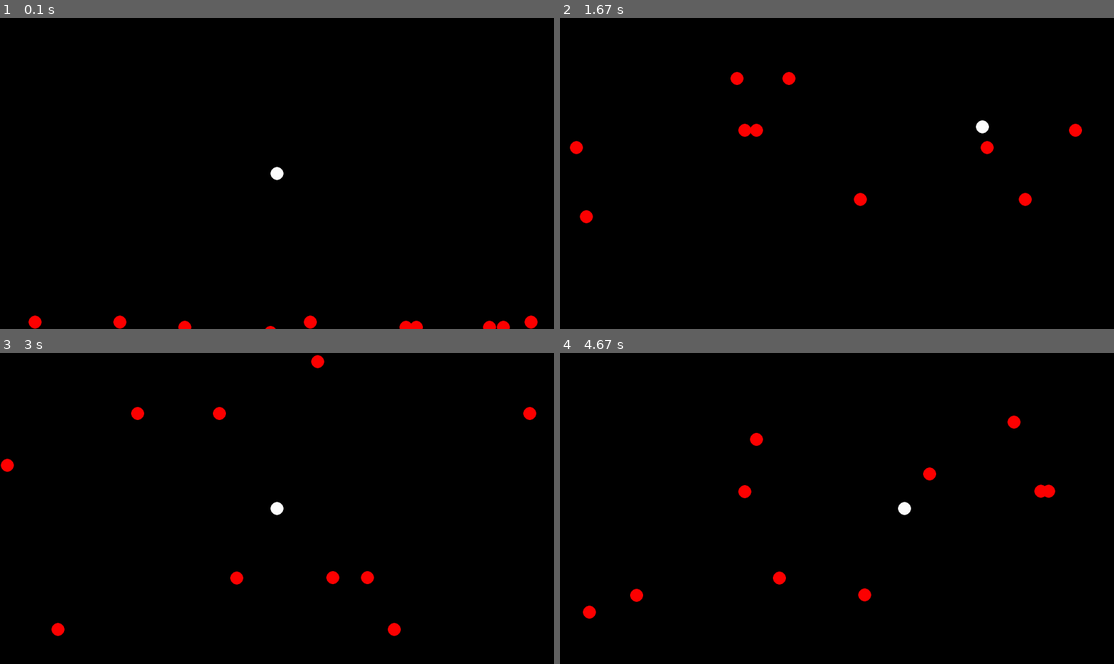
Above: before the commit, frames 1-4 (two rows, left to right).
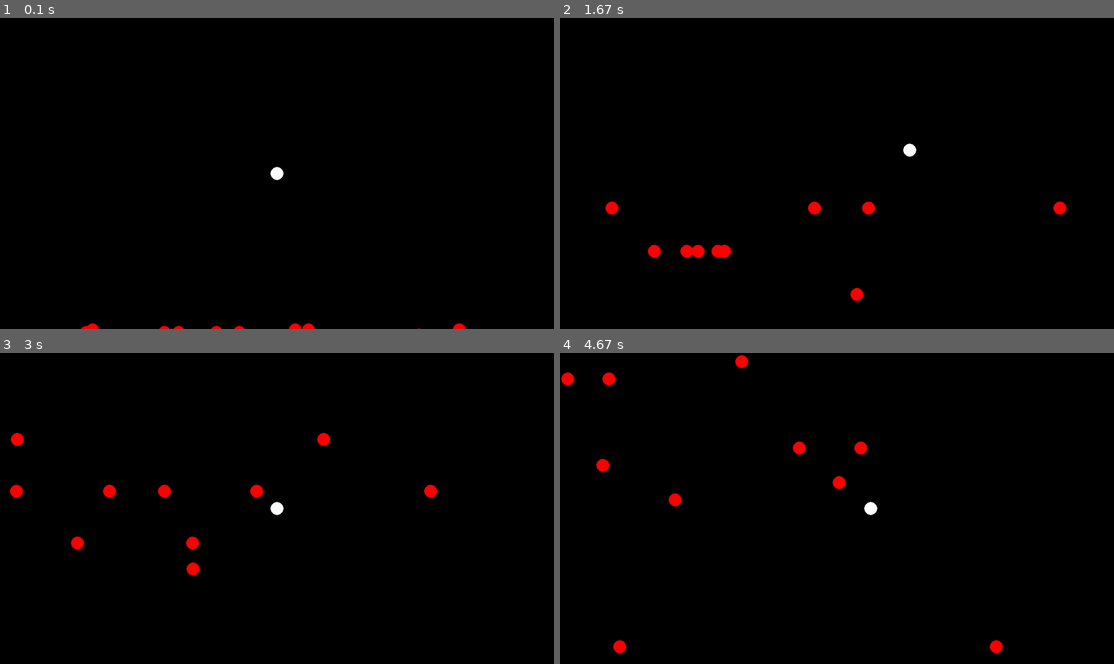
Above: after the commit, the same moments.

Repository: PyroRay/Python-Pygame-Stuff
Game: pygame game, started from Pygame Excersizes/ObjectGame/ObjectGame.py
The game is run twice, just before and just after one commit, with the same random seed, the same clock (stepped at 60 frames per second) and the same inputs.
Inputs:
- Up to frame 1 (0.1 s): no input
- Up to frame 2 (1.67 s): hold D 0.33-0.8 s; hold W 0.83-1.13 s; hold D 1.17-1.63 s
- Up to frame 3 (3 s): hold A 1.67-2.2 s; hold S 2.23-2.53 s; hold A 2.57-2.97 s
- Up to frame 4 (4.67 s): hold W 3-3.37 s; hold D 3.4-4.03 s; hold S 4.07-4.43 s; hold A from 4.47 s (still down)

The runs differ from the first frame. In frame 1, 0.8% of the frame differs, in the area x 5-98%, y 95-100%; in frame 2, 1.7%; in frame 3, 1.6%; in frame 4, 1.8%, in the area x 0-90%, y 0-97%.

Commit message:
Added Collision

Diff:
--- a/Pygame Excersizes/ObjectGame/ObjectGame.py
+++ b/Pygame Excersizes/ObjectGame/ObjectGame.py
@@ -1,6 +1,9 @@
 
 #region Imports
-import pygame, sys, random, math
+import pygame
+import sys
+import random
+import math
 from pygame.locals import *
 pygame.init()
 #endregion
@@ -16,14 +19,15 @@
 right_pressed = False
 up_pressed = False
 down_pressed = False
-delay = 20 # How many pixels off screen the robot will be when it wraps around to the bottom from top
+delay = 20  # How many pixels off screen the robot will be when it wraps around to the bottom from top
 timer = 0
 numRobots = 10
-_playerspeed=3
+_playerspeed = 3
 screendim = pygame.display.get_surface().get_size()
 #endregion
 
 #region Classes
+
 
 class vector:
     def __init__(self, x, y):
@@ -33,13 +37,14 @@
     def magnitude(self):
         return math.sqrt(x**2 + y**2)
 
+
 class robot:
     def __init__(self, colorset, xset, yset, dirx=0, diry=0):
         self.radius = 15
-        self.set(colorset,xset,yset)
+        self.set(colorset, xset, yset)
         self.direction = vector(dirx, diry)
 
-    def setdirection(self,dirx=None,diry=None):
+    def setdirection(self, dirx=None, diry=None):
         if(dirx != None):
             self.direction.x = dirx
         if(diry != None):
@@ -56,13 +61,14 @@
             self.y += diry
 
     def draw(self):
-        pygame.draw.circle(windowSurfaceObj, (self.color), (self.x, self.y), self.radius)
+        pygame.draw.circle(windowSurfaceObj, (self.color),
+                           (self.x, self.y), self.radius)
 
-    def set(self, colorset, xset, yset,dirx=0,diry=0):
+    def set(self, colorset, xset, yset, dirx=0, diry=0):
         self.color = colorset
         self.x = xset
         self.y = yset
-        self.direction = vector(dirx,diry)
+        self.direction = vector(dirx, diry)
 
     def setXY(self, xset, yset):
         self.set(self.color, xset, yset)
@@ -81,6 +87,7 @@
 #     return badrobotdirection
 #endregion
 
+
 #region Robot Spawning
 playerbot = robot(clrWhite, screendim[0]//2, screendim[1]//2)
 
@@ -89,8 +96,9 @@
 #spawn robots
 while numRobots > 0:
     # print(screendim[1])
-    robots.append(robot(clrRed, random.randint(0, screendim[0]), screendim[1] + 20,random.randint(-1,1),-1))
-    numRobots-= 1
+    robots.append(robot(clrRed, random.randint(
+        0, screendim[0]), screendim[1] + 20, random.randint(-1, 1), -1))
+    numRobots -= 1
 
 #endregion
 
@@ -133,37 +141,53 @@
 
     #region Player Direction
     if up_pressed:
-        playerbot.move(0,-_playerspeed)
+        playerbot.move(0, -_playerspeed)
     if down_pressed:
-        playerbot.move(0,_playerspeed)
+        playerbot.move(0, _playerspeed)
     if left_pressed:
-        playerbot.move(-_playerspeed,0)
+        playerbot.move(-_playerspeed, 0)
     if right_pressed:
-        playerbot.move(_playerspeed,0)
+        playerbot.move(_playerspeed, 0)
+    if playerbot.x < 0:
+        playerbot.move(_playerspeed, 0)
+    if playerbot.x > screendim[0]:
+        playerbot.move(-_playerspeed, 0)
+    if playerbot.y < 0:
+        playerbot.move(0, _playerspeed)
+    if playerbot.y > screendim[1]:
+        playerbot.move(0, -_playerspeed)
+
     #endregion
 
     #region Robots Direction
     for i in range(len(robots)):
         # print(i)
         if timer % 120 == 0:
-            robots[i].setdirection(random.randint(-_playerspeed,_playerspeed),random.randint(-_playerspeed,-1))
+            robots[i].setdirection(
+                random.randint(-_playerspeed, _playerspeed), random.randint(-_playerspeed, -1))
         elif(robots[i].x > screendim[0]):
             robots[i].setdirection(-1)
         elif(robots[i].x < 0):
             robots[i].setdirection(1)
         if(robots[i].y <= 0):
             robots[i].y = screendim[1] + delay
+        #region collision
+        if math.sqrt(abs(robots[i].x - playerbot.x)**2 + abs(robots[i].y - playerbot.y)**2) < (playerbot.radius + robots[i].radius):
+            if robots[i].x > playerbot.x:
+                robots[i].setdirection(3)
+            elif robots[i].x < playerbot.x:
+                robots[i].setdirection(-3)
+        #endregion
         robots[i].move()
         robots[i].draw()
     #endregion
 
     playerbot.draw()
 
-
     #region Ticks
     timer += 1
     pygame.display.update()
-    fpsClock.tick(120)
+    fpsClock.tick(60)
     #endregion
 
 #endregion
